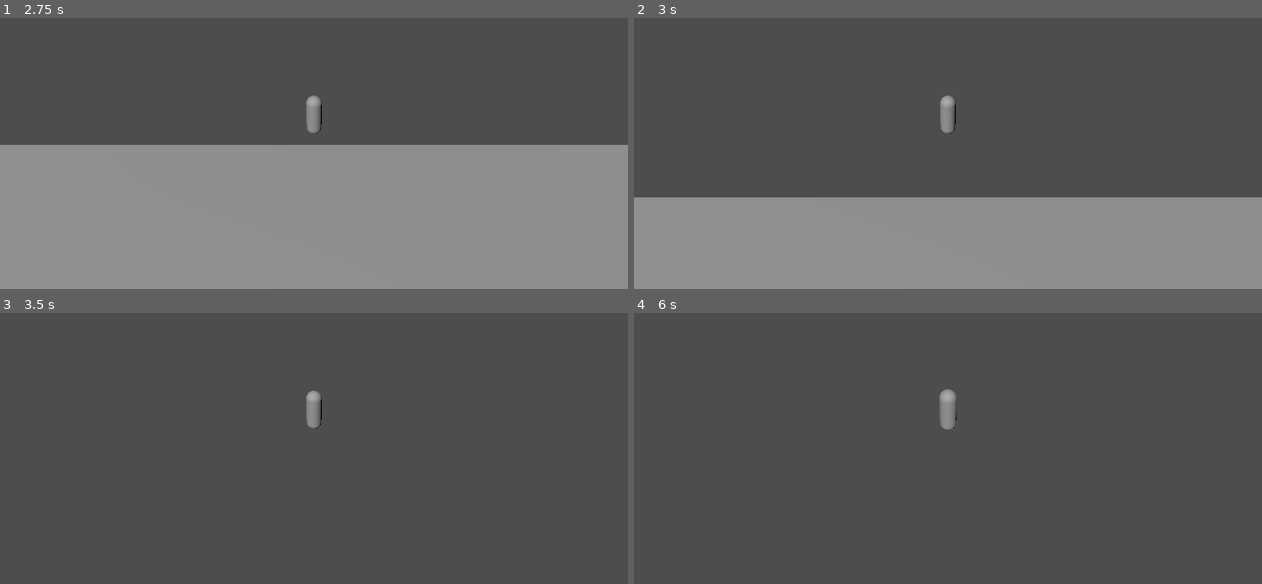
Above: before the commit, frames 1-4 (two rows, left to right).
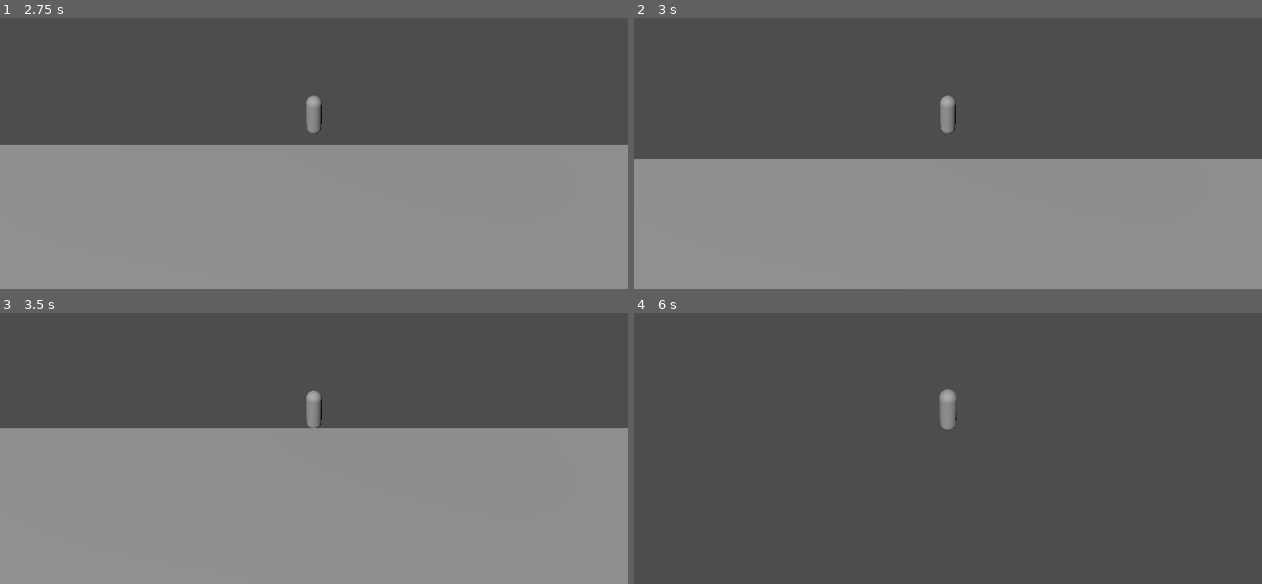
Above: after the commit, the same moments.

Repository: thegoatleroyjenkins/arpg-game
Game: Godot game, scene res://prototype3d/main_3d.tscn
Same seed, same stepped clock (60 frames per second), same inputs: the game is played once before the commit and once after it. This scene is started directly instead of the project's main scene.
Inputs (mouse positions are in pixels of both pictures, inside the frame that each line leads up to):
- Up to frame 1 (2.75 s): tap Enter (ui_accept) at 0.5, 0.77, 1.52 s; move the mouse to (345, 110) at 0.52 s; hold Shift 0.53-1.28 s; hold W (move_up) from 0.53 s (still down); tap Q (dash) at 0.6, 1.55 s; move the mouse to (282, 112) at 1.27 s; tap Shift at 1.35, 2.3 s; move the mouse to (326, 107) at 2.02 s; press the mouse at (326, 107) at 2.03 s
- Up to frame 2 (3 s): keep holding W (move_up); move the mouse to (941, 118) at 2.77 s; release the mouse at (941, 118) at 2.78 s; tap Q (dash) at 2.85 s
- Up to frame 3 (3.5 s): keep holding W (move_up); tap Enter (ui_accept) at 3.02 s
- Up to frame 4 (6 s): move the mouse to (991, 413) at 3.52 s; hold Shift 3.53-4.28 s; tap Enter (ui_accept) at 3.77, 4.25, 4.52, 5, 5.75 s; move the mouse to (897, 402) at 4.27 s; tap Q (dash) at 4.35 s; move the mouse to (954, 407) at 5.02 s; hold Shift 5.03-5.78 s; move the mouse to (922, 399) at 5.77 s; release W (move_up) at 5.78 s; hold D (move_right) from 5.78 s (still down); click (922, 399) at 5.85 s

Frame 1 is identical in both runs. In frame 2, 14% of the frame differs, in the area x 0-100%, y 52-67%; in frame 3, 58%, in the area x 0-100%, y 42-100%; in frame 4, less than 0.1%.

Commit message:
Add data-driven stamina system to 3D sprint and dash

Diff:
--- a/prototype3d/default_player_tuning_3d.tres
+++ b/prototype3d/default_player_tuning_3d.tres
@@ -8,6 +8,11 @@
 sprint_multiplier = 1.6
 jump_velocity = 4.5
 gravity = 12.0
+max_stamina = 100.0
+sprint_stamina_per_second = 28.0
+dash_stamina_cost = 35.0
+stamina_regen_per_second = 24.0
+stamina_regen_delay = 0.7
 dash_speed = 18.0
 dash_duration = 0.18
 dash_cooldown = 0.65
--- a/prototype3d/player_3d.gd
+++ b/prototype3d/player_3d.gd
@@ -5,13 +5,19 @@
 @onready var pivot: Node3D = $CameraPivot
 @onready var camera: Camera3D = $CameraPivot/Camera3D
 
+signal stamina_changed(current: float, max_value: float)
+
 var look_target: Vector3
 var dash_direction: Vector3 = Vector3.ZERO
 var dash_time_left: float = 0.0
 var dash_cooldown_left: float = 0.0
+var stamina: float = 0.0
+var stamina_regen_delay_left: float = 0.0
 
 func _ready() -> void:
 	look_target = global_position
+	stamina = tuning.max_stamina
+	_emit_stamina_changed()
 	Input.set_mouse_mode(Input.MOUSE_MODE_CAPTURED)
 
 func _unhandled_input(event: InputEvent) -> void:
@@ -41,7 +47,8 @@
 	if dash_cooldown_left > 0.0:
 		dash_cooldown_left = max(0.0, dash_cooldown_left - delta)
 
-	if Input.is_action_just_pressed("dash") and dash_cooldown_left <= 0.0:
+	if Input.is_action_just_pressed("dash") and dash_cooldown_left <= 0.0 and _can_pay_stamina(tuning.dash_stamina_cost):
+		_use_stamina(tuning.dash_stamina_cost)
 		_start_dash(move_dir)
 
 	if dash_time_left > 0.0:
@@ -50,8 +57,12 @@
 		velocity.z = dash_direction.z * tuning.dash_speed
 	else:
 		var speed := tuning.move_speed
-		if Input.is_key_pressed(KEY_SHIFT):
+		var is_trying_to_sprint := Input.is_key_pressed(KEY_SHIFT) and move_dir.length() > 0.01
+		if is_trying_to_sprint and _can_pay_stamina(tuning.sprint_stamina_per_second * delta):
 			speed *= tuning.sprint_multiplier
+			_use_stamina(tuning.sprint_stamina_per_second * delta)
+		else:
+			_regen_stamina(delta)
 
 		velocity.x = move_dir.x * speed
 		velocity.z = move_dir.z * speed
@@ -77,3 +88,25 @@
 	dash_direction = dash_direction.normalized()
 	dash_time_left = tuning.dash_duration
 	dash_cooldown_left = tuning.dash_cooldown
+
+func _can_pay_stamina(cost: float) -> bool:
+	return stamina >= max(0.0, cost)
+
+func _use_stamina(cost: float) -> void:
+	if cost <= 0.0:
+		return
+	stamina = max(0.0, stamina - cost)
+	stamina_regen_delay_left = tuning.stamina_regen_delay
+	_emit_stamina_changed()
+
+func _regen_stamina(delta: float) -> void:
+	if stamina_regen_delay_left > 0.0:
+		stamina_regen_delay_left = max(0.0, stamina_regen_delay_left - delta)
+		return
+	if stamina >= tuning.max_stamina:
+		return
+	stamina = min(tuning.max_stamina, stamina + tuning.stamina_regen_per_second * delta)
+	_emit_stamina_changed()
+
+func _emit_stamina_changed() -> void:
+	stamina_changed.emit(stamina, tuning.max_stamina)
--- a/prototype3d/player_tuning_3d.gd
+++ b/prototype3d/player_tuning_3d.gd
@@ -5,6 +5,13 @@
 @export var sprint_multiplier: float = 1.6
 @export var jump_velocity: float = 4.5
 @export var gravity: float = 12.0
+
+@export_group("Stamina")
+@export var max_stamina: float = 100.0
+@export var sprint_stamina_per_second: float = 28.0
+@export var dash_stamina_cost: float = 35.0
+@export var stamina_regen_per_second: float = 24.0
+@export var stamina_regen_delay: float = 0.7
 
 @export_group("Dash")
 @export var dash_speed: float = 18.0
Not shown, changed: README.md
